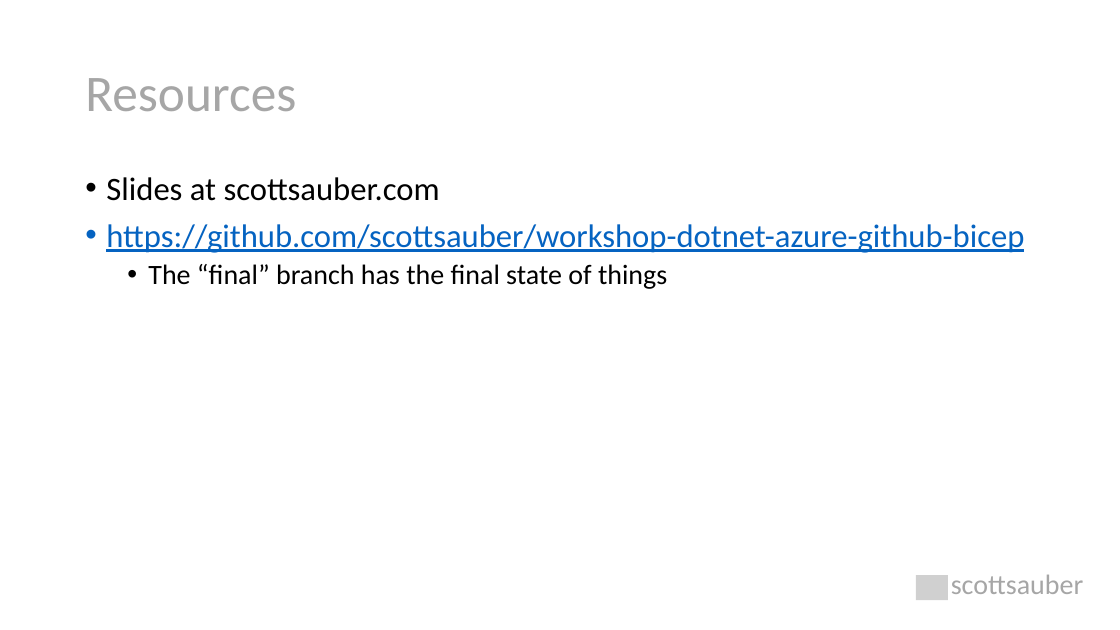
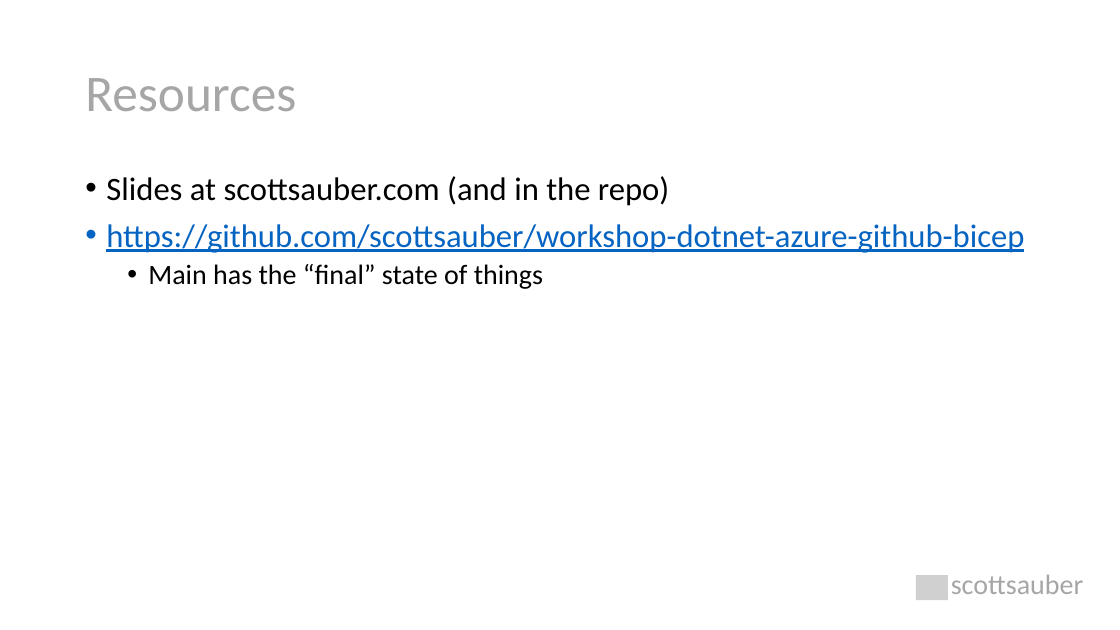
Before and after one commit to scottsauber/workshop-dotnet-azure-github-bicep, a slide deck: slide 73 of AzureDotNetBicep-Workshop.pptx (slide 58 before the commit). Drawn at 1120x630 pixels with LibreOffice and Linux fonts; fonts in the diff are those of the drawing; grey boxes stand for pictures. Boxes give left, top, right and bottom in pixels: in the first picture for what was removed or moved away, otherwise in the second. Text is boxed around its words. In the diff, an @@ line names an element or a change of style, - is before the commit and + after.

```diff
--- a/AzureDotNetBicep-Workshop.pptx
+++ b/AzureDotNetBicep-Workshop.pptx
@@ text at [106, 176, 669, 206]: text changed @@
-• Slides at scottsauber.com
+• Slides at scottsauber.com (and in the repo)
@@ text at [148, 264, 543, 289]: text changed @@
-  • The “final” branch has the final state of things
+  • Main has the “final” state of things
```
Also in this commit, not shown: 7 other slides changed, 15 slides added, 1 other file.
